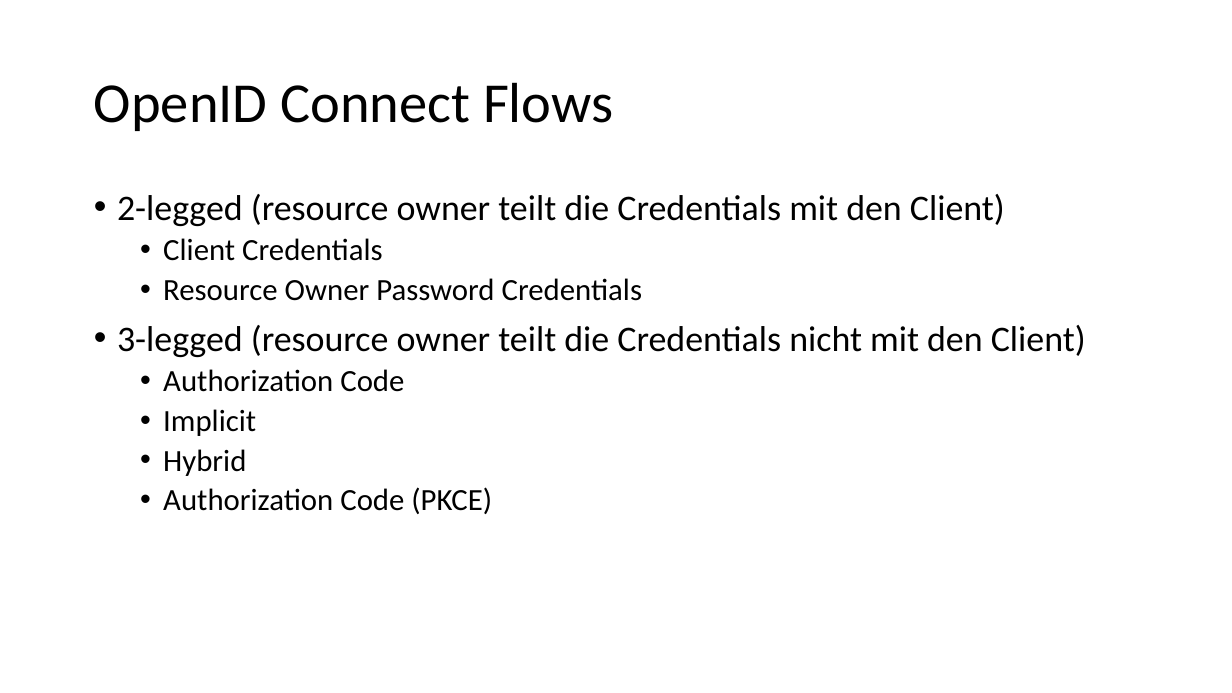
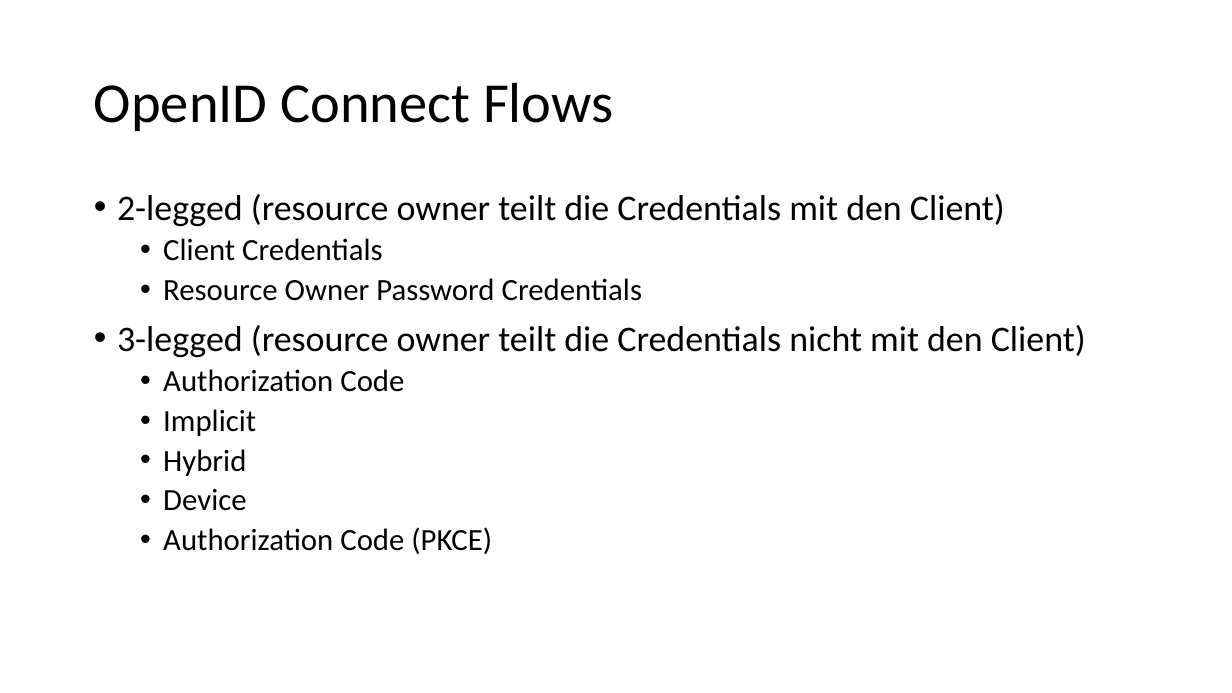
Before and after one commit to kalcik/talks-and-events, a slide deck: slide 27 of oidc-oauth/OpenIDConnect & OAuth.pptx. Drawn at 1232x693 pixels with LibreOffice and Linux fonts; fonts in the diff are those of the drawing. Boxes give left, top, right and bottom in pixels: in the first picture for what was removed or moved away, otherwise in the second. Text is boxed around its words. In the diff, an @@ line names an element or a change of style, - is before the commit and + after.

```diff
--- a/oidc-oauth/OpenIDConnect & OAuth.pptx
+++ b/oidc-oauth/OpenIDConnect & OAuth.pptx
@@ text at box(163, 489, 246, 511): paragraph added @@
+  • Device
```
Also in this commit, not shown: 9 other slides changed.
